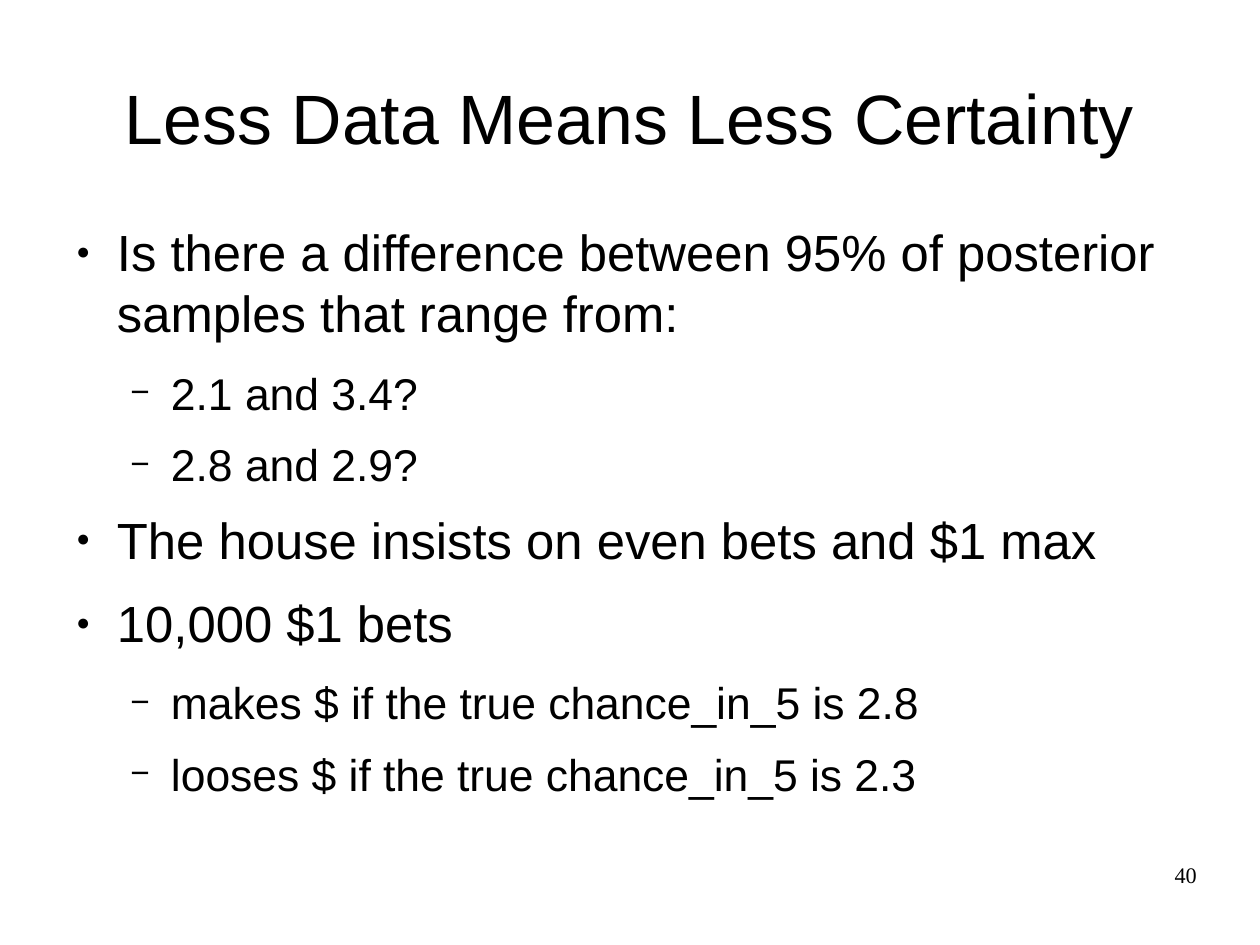
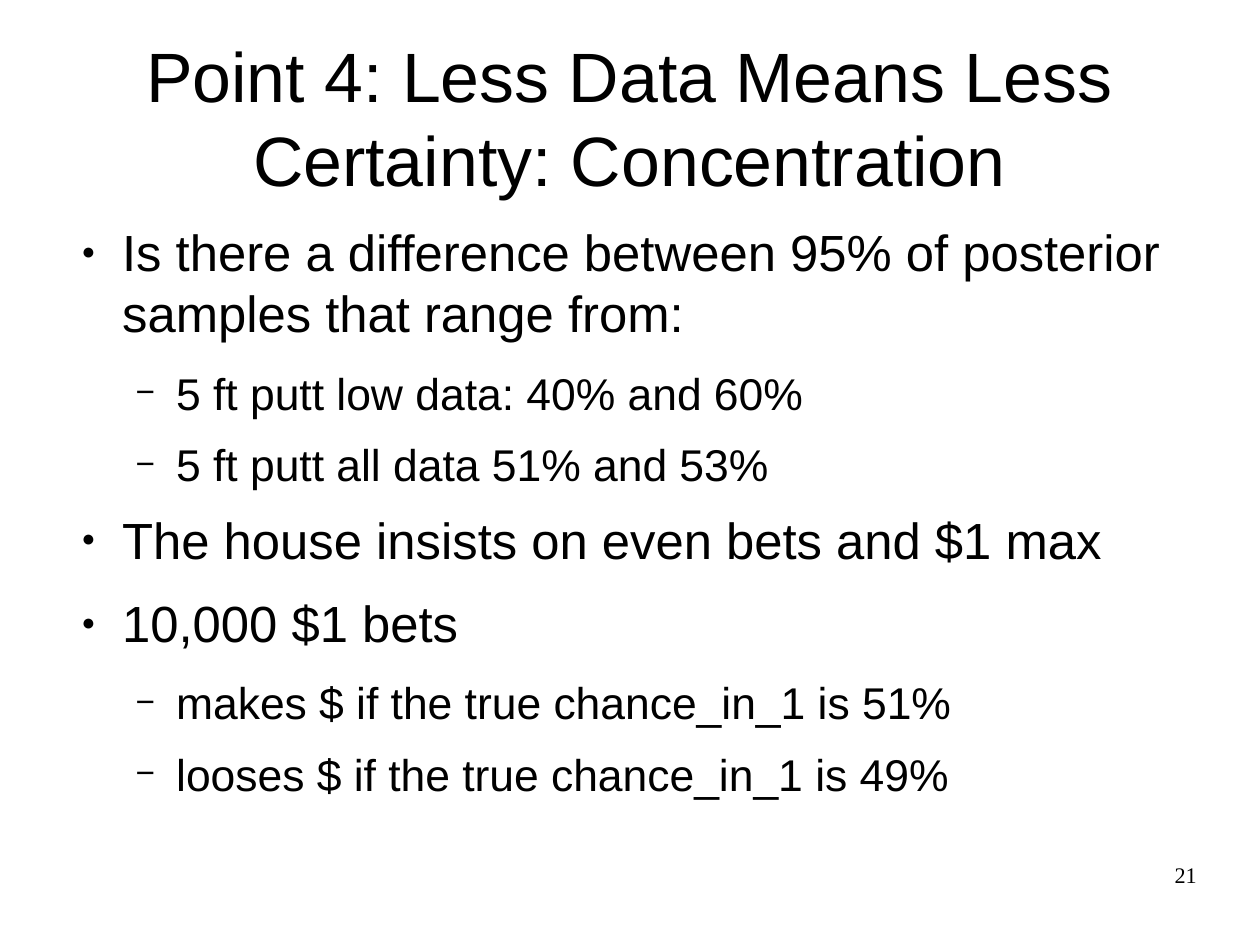
Before and after one commit to breckbaldwin/StanIsThePlan, a slide deck: slide 21 of talks/burlingtonMeetup2019/BurlingtonMeetup.odp (slide 40 before the commit). Drawn at 1260x945 pixels with LibreOffice and Linux fonts; fonts in the diff are those of the drawing. Boxes give left, top, right and bottom in pixels: in the first picture for what was removed or moved away, otherwise in the second. Text is boxed around its words. In the diff, an @@ line names an element or a change of style, - is before the commit and + after.

```diff
--- a/talks/burlingtonMeetup2019/BurlingtonMeetup.odp
+++ b/talks/burlingtonMeetup2019/BurlingtonMeetup.odp
@@ title at box(146, 51, 1112, 199): text changed @@
-Less Data Means Less Certainty
+Point 4: Less Data Means Less Certainty: Concentration
@@ text at box(176, 377, 803, 490): text changed @@
-  − 2.1 and 3.4?
-  − 2.8 and 2.9?
+  − 5 ft putt low data: 40% and 60%
+  − 5 ft putt all data 51% and 53%
@@ text at box(176, 686, 951, 800): text changed @@
-  − makes $ if the true chance_in_5 is 2.8
-  − looses $ if the true chance_in_5 is 2.3
+  − makes $ if the true chance_in_1 is 51%
+  − looses $ if the true chance_in_1 is 49%
@@ page number at box(1175, 868, 1197, 883): text changed @@
-40
+21
```
Also in this commit, not shown: 5 other slides changed, 1 slide added, 27 slides removed, 4 other files.
